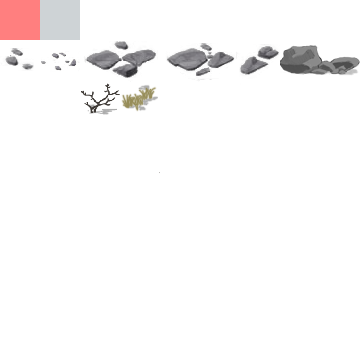
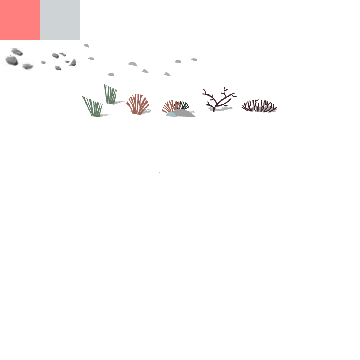
Revision of a layered 360px x 360px image; what changed, layer by layer:
removed layer "Layer 2" over left=81, top=41, right=360, bottom=117
added layer "Layer 9" above "Layer 8" over left=241, top=99, right=278, bottom=113
added layer "Layer 8" above "Layer 7" over left=202, top=87, right=237, bottom=112
added layer "Layer 7" above "Layer 6" over left=162, top=100, right=196, bottom=117
added layer "Layer 6" over left=81, top=41, right=197, bottom=117
